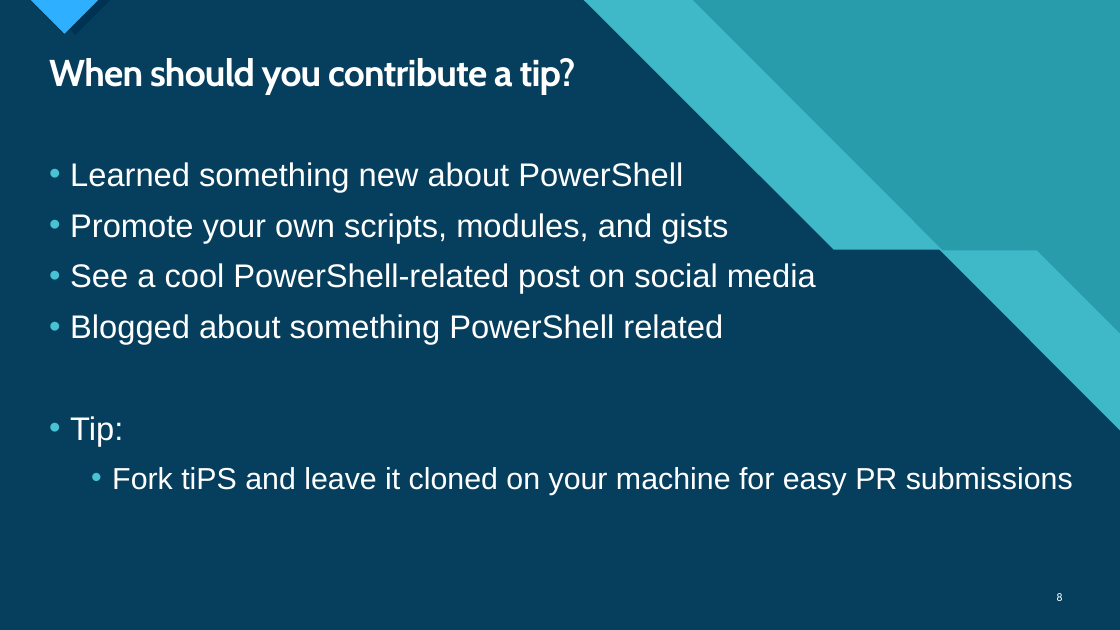
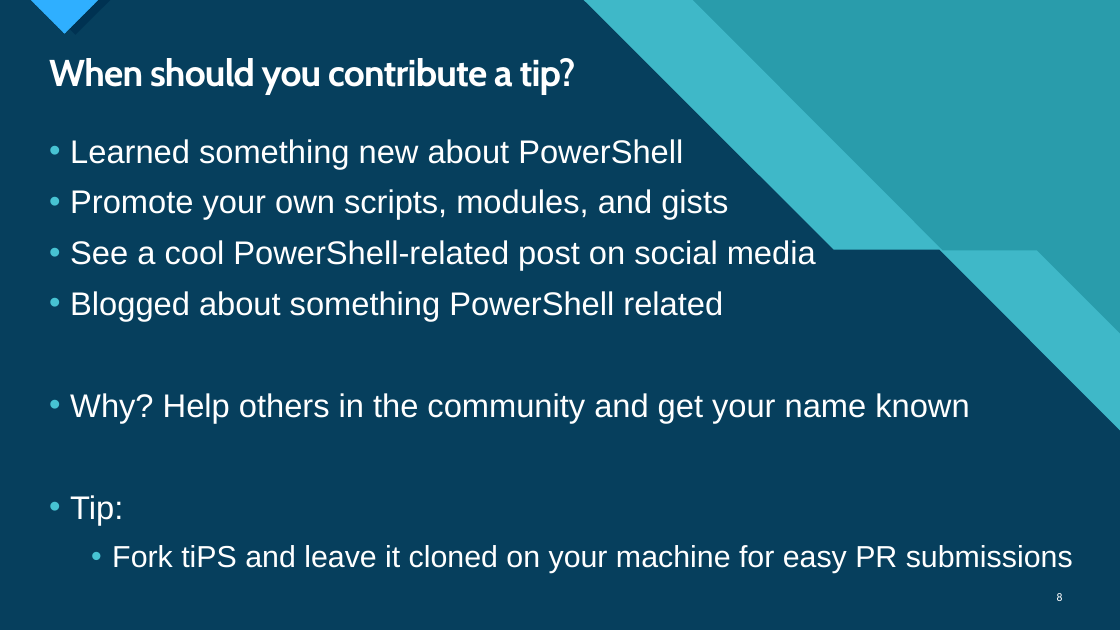
Before and after one commit to deadlydog/Presentation.tiPSWelcome, a slide deck: slide 8 of src/tiPS Welcome.pptx. Drawn at 1120x630 pixels with LibreOffice and Linux fonts; fonts in the diff are those of the drawing. Boxes give left, top, right and bottom in pixels: in the first picture for what was removed or moved away, otherwise in the second. Text is boxed around its words. In the diff, an @@ line names an element or a change of style, - is before the commit and + after.

Commit message:
Put final touches on PowerPoint

```diff
--- a/src/tiPS Welcome.pptx
+++ b/src/tiPS Welcome.pptx
@@ text "Learned something new about PowerShell" moved from (x1=70, y1=162, x2=1073, y2=495) to (x1=70, y1=139, x2=1073, y2=573) @@
@@ text at (x1=70, y1=393, x2=969, y2=423): paragraph added @@
+• Why? Help others in the community and get your name known
```
Also in this commit, not shown: 1 other slide changed, 16 slides removed.
